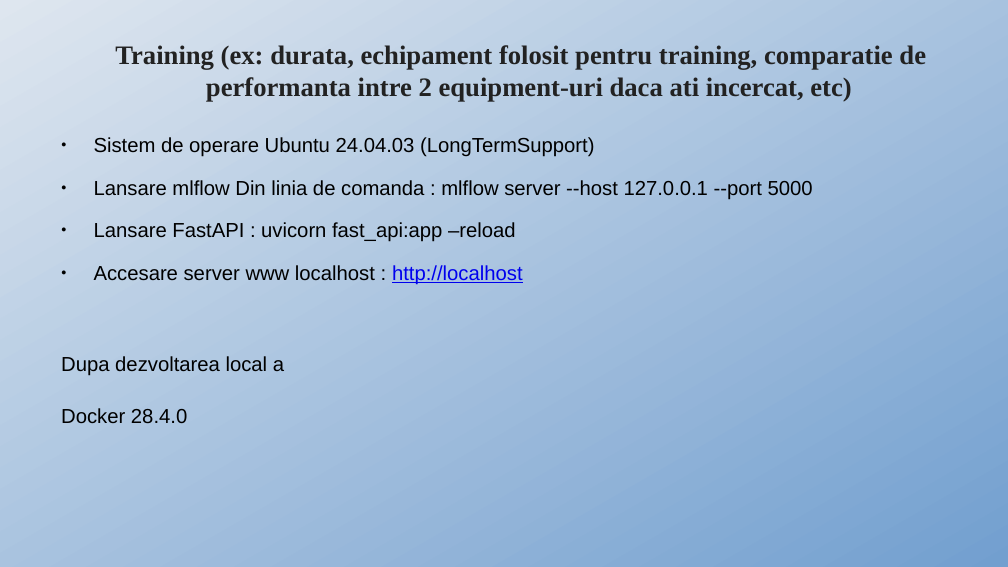
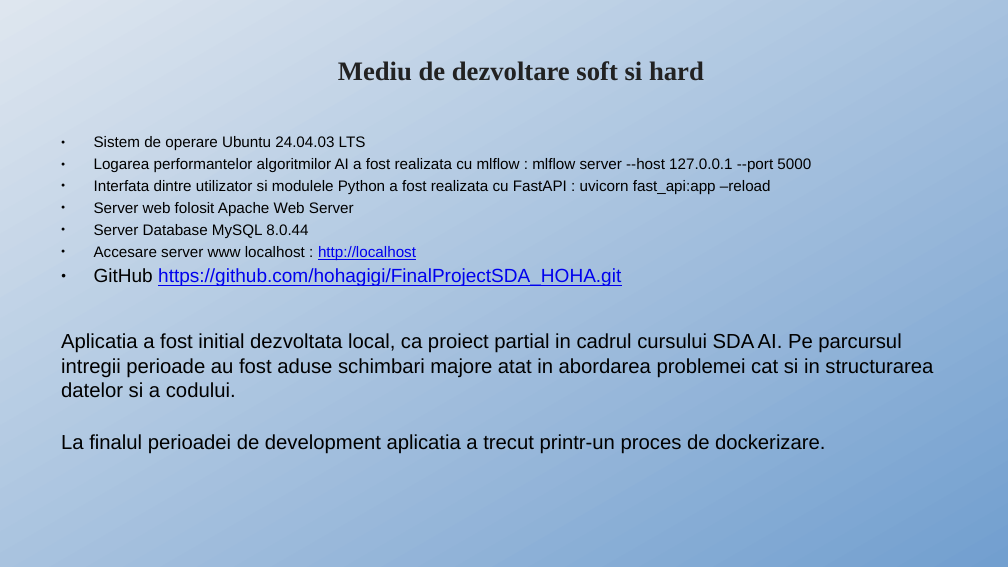
Before and after one commit to hohagigi/FinalProjectSDA_HOHA, a slide deck: slide 17 of prezentare proiect SDA HOHA.pptx (slide 14 before the commit). Drawn at 1008x567 pixels with LibreOffice and Linux fonts; fonts in the diff are those of the drawing. Boxes give left, top, right and bottom in pixels: in the first picture for what was removed or moved away, otherwise in the second. Text is boxed around its words. In the diff, an @@ line names an element or a change of style, - is before the commit and + after.

Commit message:
pptx

```diff
--- a/prezentare proiect SDA HOHA.pptx
+++ b/prezentare proiect SDA HOHA.pptx
@@ title at [338,61,704,81]: text changed @@
-Training (ex: durata, echipament folosit pentru training, comparatie de performanta intre 2 equipment-uri daca ati incercat, etc)
+Mediu de dezvoltare soft si hard
@@ text at [94,136,811,238]: text changed; size 16 to 12 pt @@
-● Sistem de operare Ubuntu 24.04.03 (LongTermSupport)
-● Lansare mlflow Din linia de comanda : mlflow server --host 127.0.0.1 --port 5000
-● Lansare FastAPI : uvicorn fast_api:app –reload
+● Sistem de operare Ubuntu 24.04.03 LTS
+● Logarea performantelor algoritmilor AI a fost realizata cu mlflow : mlflow server --host 127.0.0.1 --port 5000
+● Interfata dintre utilizator si modulele Python a fost realizata cu FastAPI : uvicorn fast_api:app –reload
+● Server web folosit Apache Web Server
+● Server Database MySQL 8.0.44
@@ text at [61,268,933,454]: text changed @@
-Dupa dezvoltarea local a
-Docker 28.4.0
+● GitHub https://github.com/hohagigi/FinalProjectSDA_HOHA.git
+Aplicatia a fost initial dezvoltata local, ca proiect partial in cadrul cursului SDA AI. Pe parcursul intregii perioade au fost aduse schimbari majore atat in abordarea problemei cat si in structurarea datelor si a codului.
+La finalul perioadei de development aplicatia a trecut printr-un proces de dockerizare.
@@ text at [94,246,416,260]: size 16 to 12 pt in "Accesare server www localhost : http://localhost"; less space between paragraphs @@
```
Also in this commit, not shown: 2 other slides changed, 1 other file.
